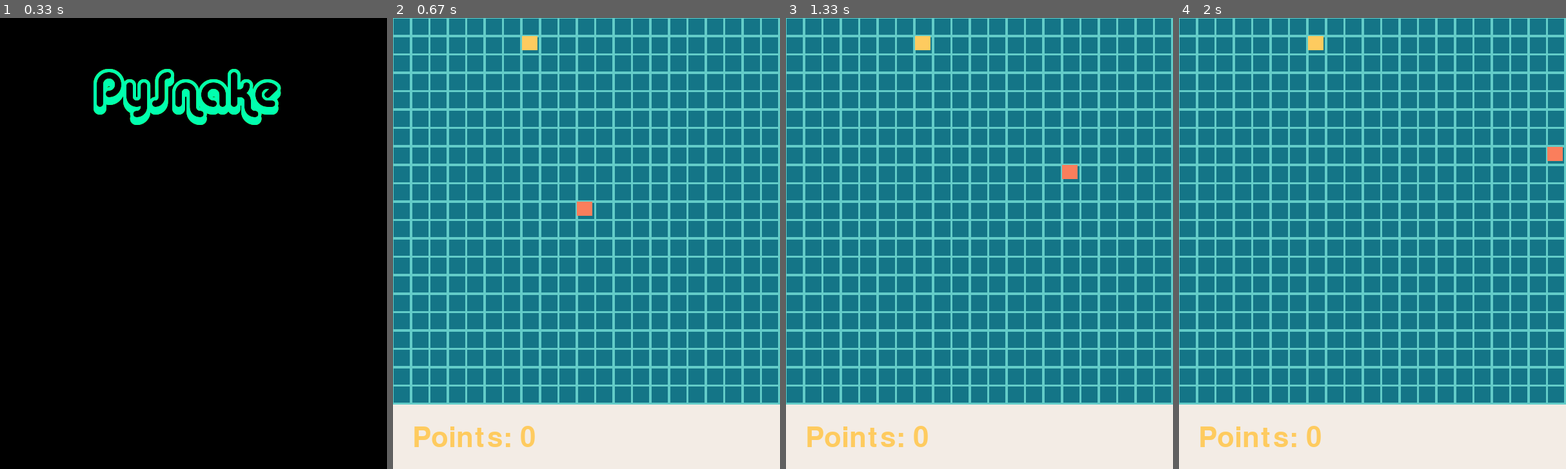
Above: before the commit, frames 1-4 (left to right).
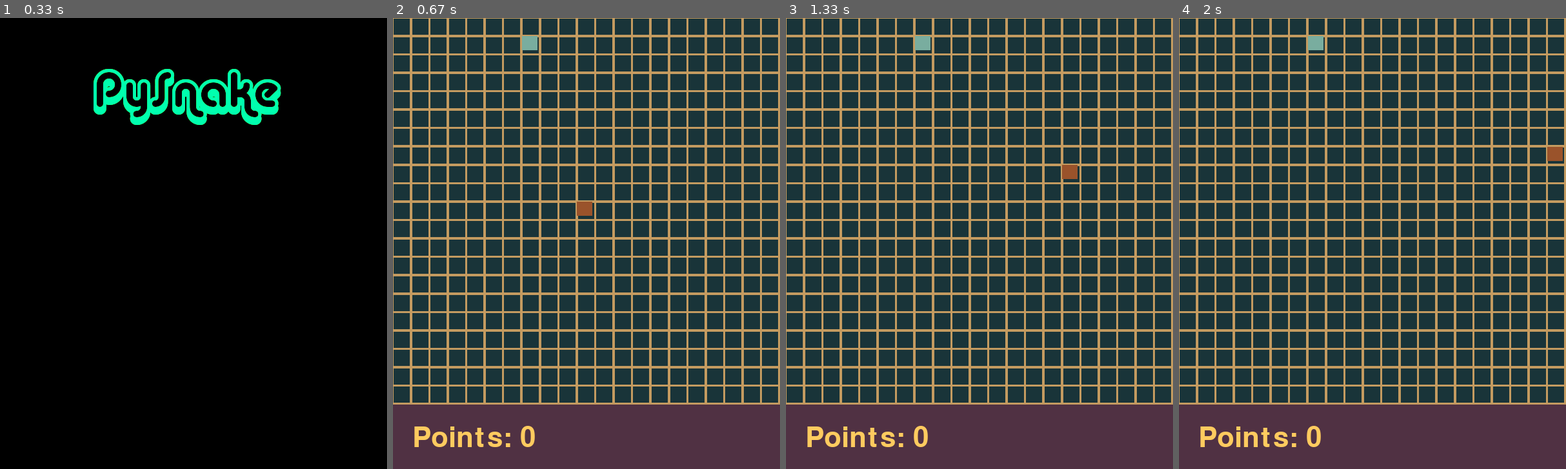
Above: after the commit, the same moments.

Repository: Tello-/Snake-in-Pygame
Game: pygame game, started from Snake_Game.py
Two runs of this game, one before a commit and one after it. Both use one fixed random seed, a clock stepped at 60 frames per second and the inputs below.
Inputs:
- Up to frame 1 (0.33 s): no input
- Up to frame 2 (0.67 s): tap Enter at 0.33 s
- Up to frame 3 (1.33 s): hold Right 0.67-1.13 s; hold Up from 1.17 s (still down)
- Up to frame 4 (2 s): release Up at 1.47 s; hold Right 1.5-1.97 s

Frame 1 is identical in both runs. In frame 2, 100% of the frame differs, in the area x 0-100%, y 0-100%; in frame 3, 100%; in frame 4, 100%.

Commit message:
Added ability for color themes swapout

Diff:
--- a/color.py
+++ b/color.py
@@ -1,9 +1,40 @@
+#%%
+class Color_Scheme:
+    def __init__(self, color1:list[int,int,int], color2:list[int,int,int], color3:list[int,int,int], color4:list[int,int,int], color5:list[int,int,int]):
+        self.color1 = color1
+        self.color2 = color2
+        self.color3 = color3
+        self.color4 = color4
+        self.color5 = color5
+
+    def __getitem__(self, idx:int):
+        if idx == 1:
+            return self.color1
+        elif idx == 2:
+            return self.color2
+        elif idx == 3:
+            return self.color3
+        elif idx == 4:
+            return self.color4
+        elif idx == 5:
+            return self.color5
+
 # Default Color Scheme
+
 DARK_BLUE =  [20, 117, 135]
 SALMON = [250, 126, 92]
 OLD_SNOW = [243, 236, 229]
 FADED_SCHOOLBUS = [254, 203, 95]
 ZORA_SKIN = [99, 204, 200]
+DEFAULT_COLORS = Color_Scheme(DARK_BLUE, ZORA_SKIN, DARK_BLUE, FADED_SCHOOLBUS, SALMON)
+
+# Theme 2
+NIGHTSHADE = [80, 49, 67]
+PUMPKIN = [154, 83, 43]
+BANDAID = [196, 155, 96]
+FILIGREE = [121, 173, 159]
+MONSTERA = [25, 52, 57]
+ZEN_COLORS = Color_Scheme(NIGHTSHADE, BANDAID, MONSTERA, FILIGREE, PUMPKIN)
 
 LOGO_COLOR_1 = [255,0,0]
 LOGO_COLOR_2 = [255,175,0]
@@ -18,4 +49,9 @@
 DB_ORANGE = [242, 65, 31]
 DB_BRICKRED = [166, 37, 13]
 
-SCORE_PANEL_COLOR = OLD_SNOW
+ACTIVE_SCHEME = ZEN_COLORS
+SCORE_PANEL_COLOR = ACTIVE_SCHEME[1]
+BG_COLOR = ACTIVE_SCHEME[2]
+FG_COLOR = ACTIVE_SCHEME[3]
+APPLE_COLOR = ACTIVE_SCHEME[4]
+SNAKE_COLOR = ACTIVE_SCHEME[5]
--- a/scene.py
+++ b/scene.py
@@ -12,6 +12,7 @@
 from direction import Direction
 import snake
 from pygame.event import Event
+from color import Color_Scheme
 
 
 class Scene:
@@ -102,7 +103,7 @@
 
         self.DEFAULT_HEAD_COORD = [10,10]
         self.SCORE_FONT = pygame.font.SysFont("", 64)
-        self._SCORE_PANEL_COLOR = SCORE_PANEL_COLOR
+
 
         self._points = 0
         self._score_text = self.SCORE_FONT.render("Points: {}".format(self._points), True, FADED_SCHOOLBUS)
@@ -129,8 +130,8 @@
         self._hasBegun = False
         self._timerBegun = False
 
-        self._initFilledBG(ZORA_SKIN, self._GRID_LAYER)
-        self._initGridOverlay(DARK_BLUE, self._GRID_LAYER)
+        self._initFilledBG(BG_COLOR, self._GRID_LAYER)
+        self._initGridOverlay(FG_COLOR, self._GRID_LAYER)
 
 
 
@@ -236,23 +237,19 @@
                 y = j * self.CELL_HEIGHT
                 pygame.draw.rect(surface, rectColor, [x + self.GRID_CELL_OFFSET_X, y + self.GRID_CELL_OFFSET_Y, self.GRID_CELL_WIDTH, self.GRID_CELL_HEIGHT], 0)
     def _initScorePanel(self, surface):
-        pygame.draw.rect(surface, self._SCORE_PANEL_COLOR, [0, 0, WINDOW_WIDTH, WINDOW_HEIGHT - self.BG_HEIGHT])
+        pygame.draw.rect(surface, SCORE_PANEL_COLOR, [0, 0, WINDOW_WIDTH, WINDOW_HEIGHT - self.BG_HEIGHT])
         self._score_text = self.SCORE_FONT.render("Points: {}".format(self._points), True, FADED_SCHOOLBUS)
     def _drawSnake(self, window:surface):
-        rectColor = []
-        rectColor = SALMON
-
         snakeCoords = self._snake.snake_coords()
         for i in range(len(snakeCoords)):
             pixPos = self._CoordToPixel(snakeCoords[i])
-            pygame.draw.rect(window, rectColor, [pixPos[0], pixPos[1], self.PLAYER_WIDTH, self.PLAYER_HEIGHT], 0)
+            pygame.draw.rect(window, SNAKE_COLOR, [pixPos[0], pixPos[1], self.PLAYER_WIDTH, self.PLAYER_HEIGHT], 0)
 
     def _drawApple(self, window:surface):
-        rectColor = []
-        rectColor = FADED_SCHOOLBUS
+
 
         pixPos = self._CoordToPixel(self.apple)
-        pygame.draw.rect(window, rectColor, [pixPos[0], pixPos[1], self.PLAYER_WIDTH, self.PLAYER_HEIGHT], 0)
+        pygame.draw.rect(window, APPLE_COLOR, [pixPos[0], pixPos[1], self.PLAYER_WIDTH, self.PLAYER_HEIGHT], 0)
 
     def _spawnApple(self) -> list[int]:
         "Finds an open grid space at random and returns the coordinate"
